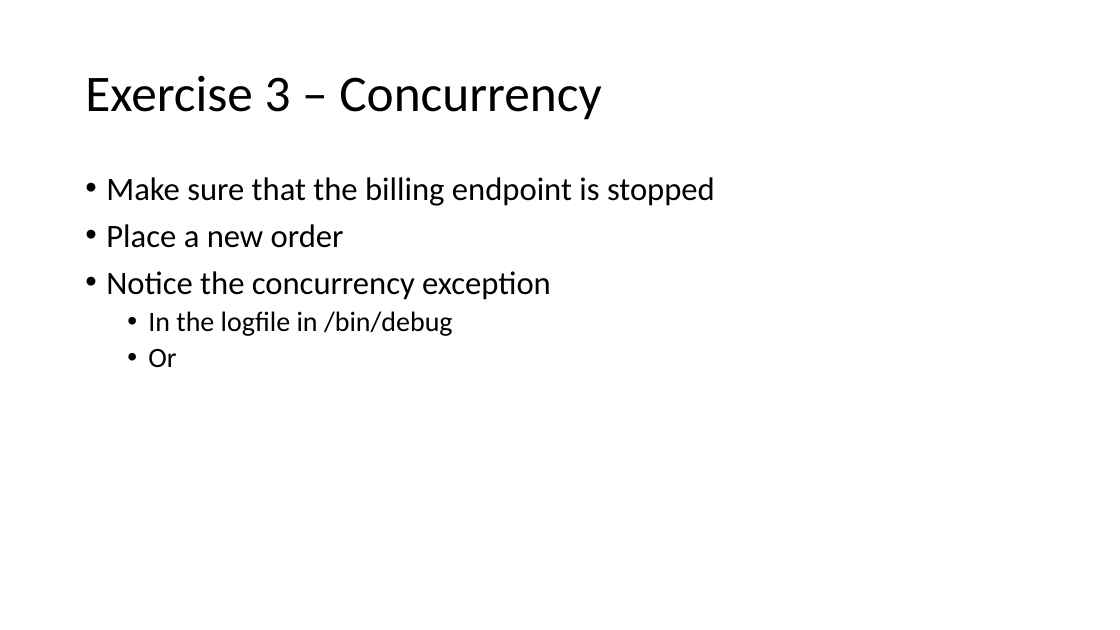
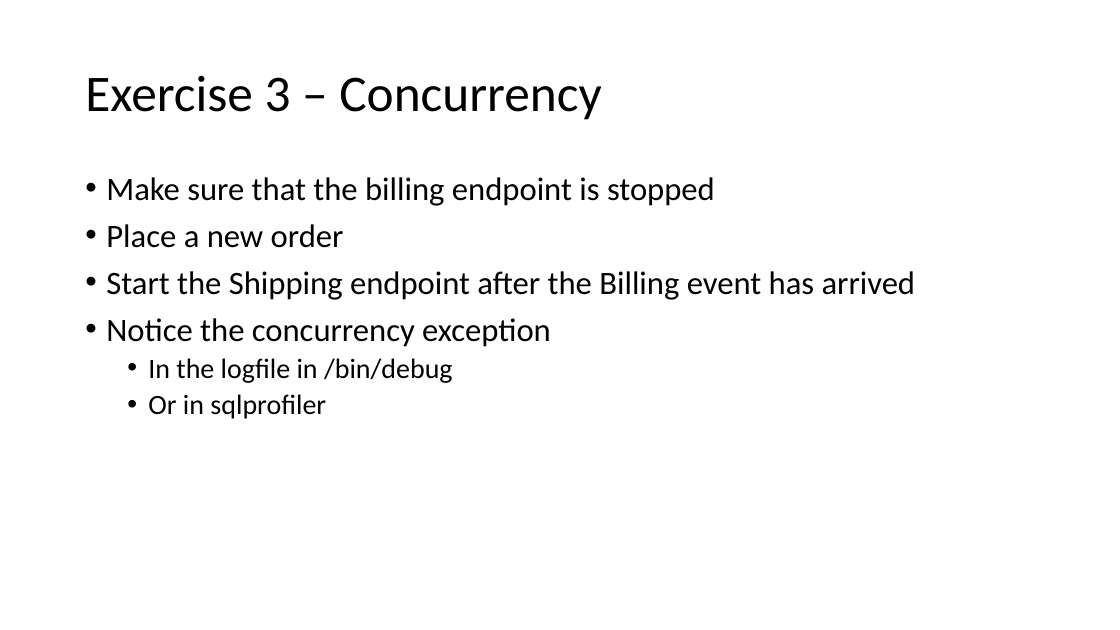
Before and after one commit to Particular/SagaMasterClass, a slide deck: slide 25 of SagaMasterClass.pptx. Drawn at 1120x630 pixels with LibreOffice and Linux fonts; fonts in the diff are those of the drawing. Boxes give left, top, right and bottom in pixels: in the first picture for what was removed or moved away, otherwise in the second. Text is boxed around its words. In the diff, an @@ line names an element or a change of style, - is before the commit and + after.

Commit message:
More concurrency tweaks

```diff
--- a/SagaMasterClass.pptx
+++ b/SagaMasterClass.pptx
@@ text at (x1=106, y1=271, x2=916, y2=300): paragraph added @@
+• Start the Shipping endpoint after the Billing event has arrived
@@ text at (x1=148, y1=394, x2=326, y2=419): text changed @@
-  • Or
+  • Or in sqlprofiler
```
Also in this commit, not shown: 2 other slides changed, 1 other file.
